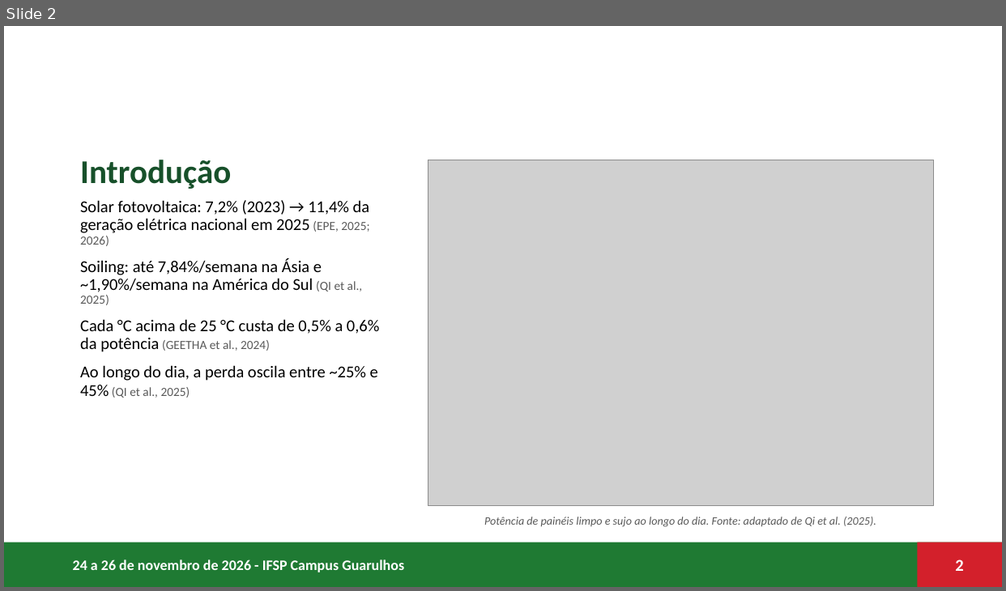
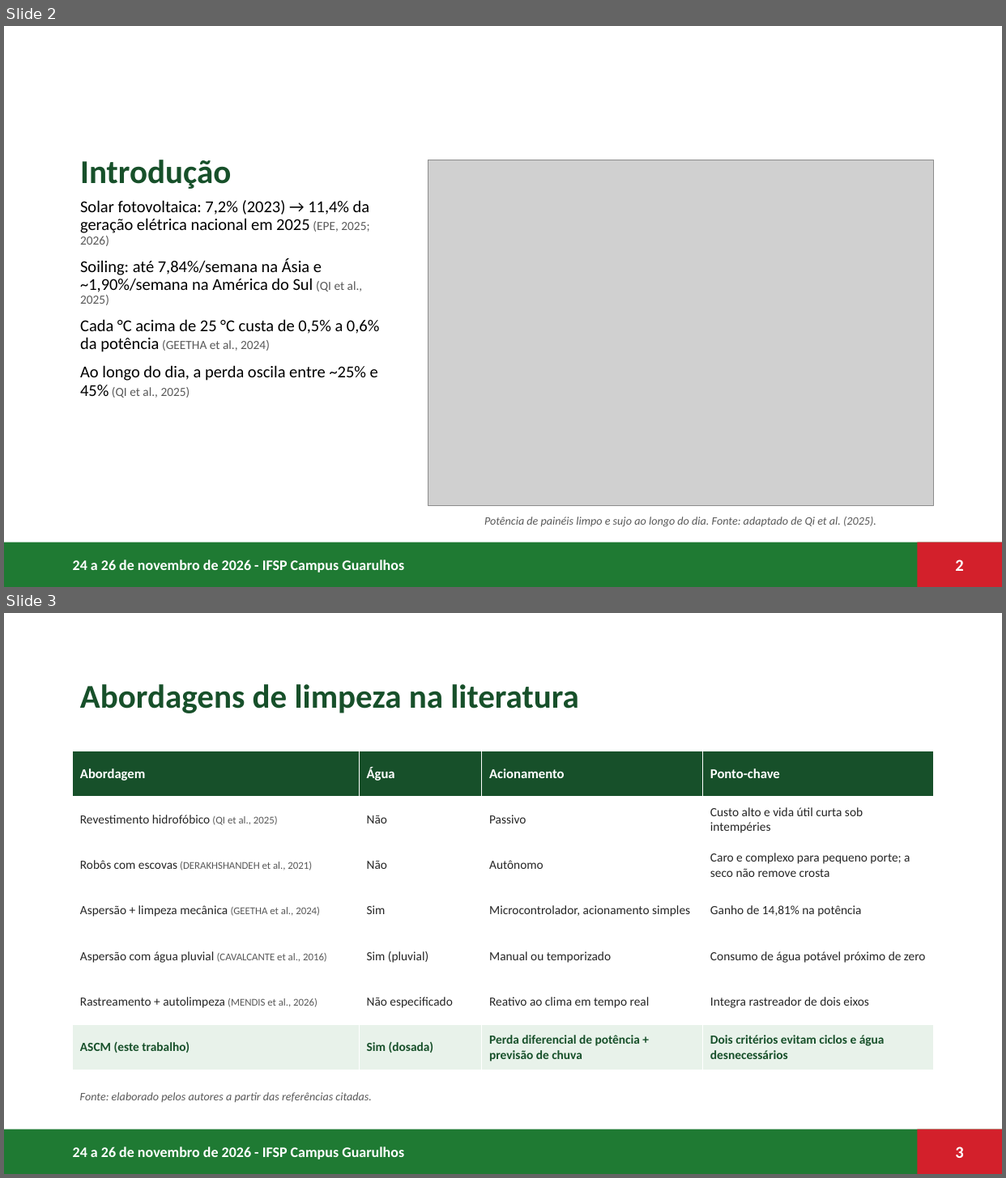
Before and after one commit to RukasuDesuu/auto-cleaning-solar-panel, a slide deck: docs/Presentations/ASCM_CONICT_2026.pptx. Shown one above the other, each under a label of ours: slide 2 before the commit, slides 2 and 3 after it. The pictures are 1006x591 and 1006x1178 pixels, drawn with LibreOffice and Linux fonts; fonts in the diff are those of the drawing; grey boxes stand for pictures; background and template pictures are left out. Boxes give left, top, right and bottom in pixels: in the first picture for what was removed or moved away, otherwise in the second. Text is boxed around its words. In the diff, an @@ line names an element or a change of style, - is before the commit and + after.

```diff
--- a/docs/Presentations/ASCM_CONICT_2026.pptx
+++ b/docs/Presentations/ASCM_CONICT_2026.pptx
@@ slide 3 added at box(4, 613, 1002, 1174), background #FFFFFF; not listed: 3 template elements that a slide beside it also shows @@
@@ title added at box(80, 684, 578, 713), 32 pt, text #17502A, bold @@
+Abordagens de limpeza na literatura
@@ table added at box(73, 752, 934, 1071), 7 rows, 4 columns @@
+Abordagem | Água | Acionamento | Ponto-chave
+Revestimento hidrofóbico (QI et al., 2025) | Não | Passivo | Custo alto e vida útil curta sob intempéries
+Robôs com escovas (DERAKHSHANDEH et al., 2021) | Não | Autônomo | Caro e complexo para pequeno porte; a seco não remove crosta
+Aspersão + limpeza mecânica (GEETHA et al., 2024) | Sim | Microcontrolador, acionamento simples | Ganho de 14,81% na potência
+Aspersão com água pluvial (CAVALCANTE et al., 2016) | Sim (pluvial) | Manual ou temporizado | Consumo de água potável próximo de zero
+Rastreamento + autolimpeza (MENDIS et al., 2026) | Não especificado | Reativo ao clima em tempo real | Integra rastreador de dois eixos
+ASCM (este trabalho) | Sim (dosada) | Perda diferencial de potência + previsão de chuva | Dois critérios evitam ciclos e água desnecessários
@@ text added at box(80, 1093, 372, 1103), 11 pt, text #595959, italic @@
+Fonte: elaborado pelos autores a partir das referências citadas.
```
Also in this commit, not shown: 1 slide changed.
